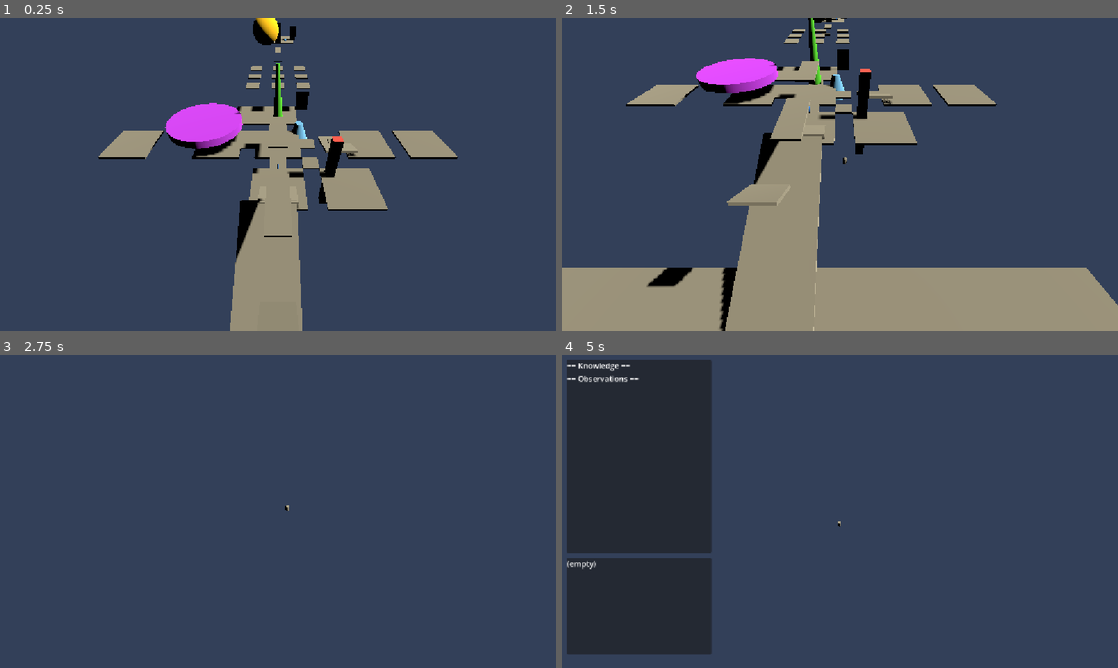
Above: before the commit, frames 1-4 (two rows, left to right).
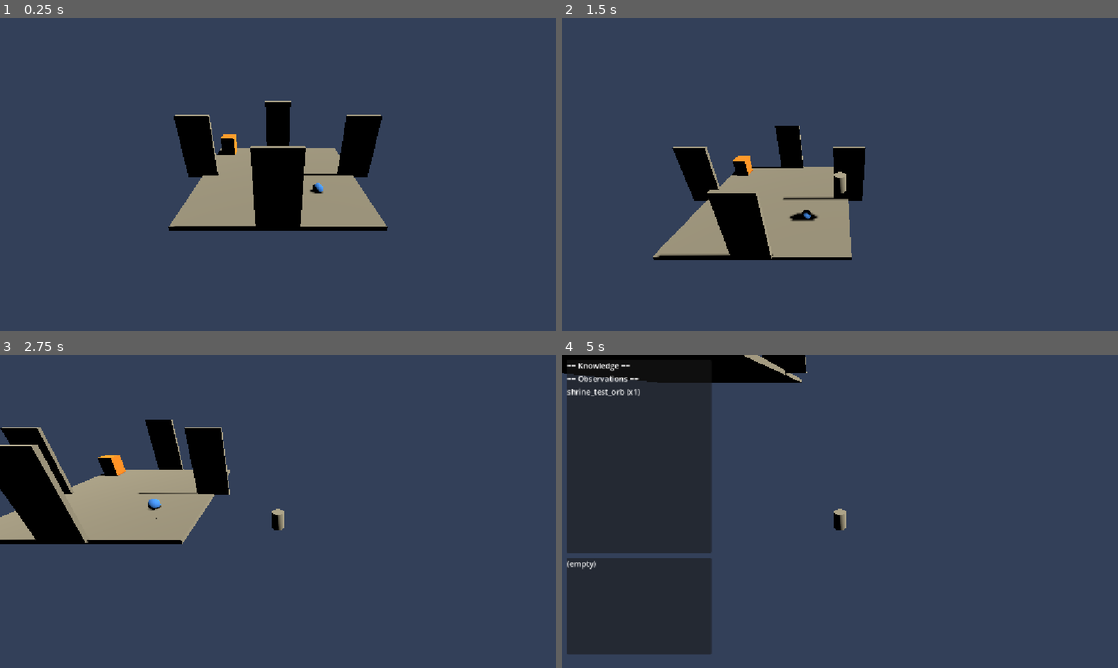
Above: after the commit, the same moments.

Repository: ahmadmuteen64-droid/Ashfall
Game: Godot game, scene res://scenes/world/main.tscn
Same seed, same stepped clock (60 frames per second), same inputs: the game is played once before the commit and once after it.
Inputs (mouse positions are in pixels of both pictures, inside the frame that each line leads up to):
- Up to frame 1 (0.25 s): no input
- Up to frame 2 (1.5 s): tap Enter at 0.5 s; move the mouse to (962, 158) at 0.52 s; hold D (move_right) 0.53-1.25 s; hold E (interact) 0.53-1.25 s; click (962, 158) at 0.67 s; tap Space (jump) at 0.77 s; drag from (728, 190) to (812, 237) at 1.27 s
- Up to frame 3 (2.75 s): move the mouse to (333, 442) at 2.02 s; hold D (move_right) from 2.03 s (still down); hold Shift (sprint) from 2.03 s (still down)
- Up to frame 4 (5 s): release D (move_right) at 2.75 s; release Shift (sprint) at 2.75 s; drag from (812, 574) to (673, 464) at 2.77 s; move the mouse to (1006, 558) at 3.52 s; hold A (move_left) 3.53-4.25 s; hold J (journal) 3.53-4.25 s; tap Space (jump) at 3.77, 4.25 s; drag from (673, 464) to (756, 433) at 4.27 s

The runs differ from the first frame. In frame 1, 18% of the frame differs, in the area x 17-83%, y 0-100%; in frame 2, 37%, in the area x 0-100%, y 0-100%; in frame 3, 12%; in frame 4, 3.8%.

Commit message:
Fix: camera parented to player, clutter removed
Camera: deleted CameraRig, Camera3D now child of Player at (0,6,10)
— follows player in 3rd person. Player at shrine spawn (0,1,-58).

Removed all hallucinated content:
- 8 district instances with duplicate floor tiles
- 14 bridge/path/fill tiles
- 5 landmarks (ShatteredDome, CourtyardTree, RingPlatform, etc.)
- 2 ramp MeshInstance3Ds

Greybox ark_layout_blockout already provides the full ground plane
with Shrine/Plaza/Rift/Observatory areas + ramps + paths.
Interactables sit on the existing greybox floor.

Fixed main.tscn reference to player_controller.gd.

Co-Authored-By: Claude <noreply@anthropic.com>

Diff:
--- a/scenes/world/main.tscn
+++ b/scenes/world/main.tscn
@@ -2,9 +2,9 @@
 
 [ext_resource type="Script" uid="uid://di4onh371dxnp" path="res://scripts/systems/main.gd" id="1_wbupf"]
 [ext_resource type="PackedScene" uid="uid://dby1lthxlt2uw" path="res://scenes/player/player.tscn" id="3_tt8nk"]
-[ext_resource type="Script" uid="uid://cekvc6et7mgt" path="res://scripts/components/camera_rig.gd" id="4_6r0uj"]
 [ext_resource type="Script" uid="uid://c7lj1tl7268l4" path="res://scripts/components/interaction_sensor.gd" id="5_6r0uj"]
 [ext_resource type="Script" uid="uid://crjqobrn1juhj" path="res://scripts/systems/loop_tracker.gd" id="5_7tdlr"]
+[ext_resource type="Script" path="res://scripts/components/player_controller.gd" id="5_llfdw"]
 [ext_resource type="PackedScene" uid="uid://dlqcreywb2kk3" path="res://scenes/world/level_ark_01.tscn" id="5_tt8nk"]
 [ext_resource type="Script" uid="uid://0wv6uydl67c0" path="res://scripts/components/interactable.gd" id="7_j0r68"]
 [ext_resource type="Script" uid="uid://o68f6kbggr6p" path="res://scripts/systems/level_check.gd" id="7_qip8x"]
@@ -15,17 +15,9 @@
 [ext_resource type="PackedScene" uid="uid://b56mn8u3qk2nh" path="res://kit/kit_ground_2x2.tscn" id="12_i5mec"]
 [ext_resource type="Script" uid="uid://cde2lhm66ap54" path="res://scripts/components/loop_beacon.gd" id="13_5bu78"]
 [ext_resource type="PackedScene" uid="uid://dxosr42kpgg25" path="res://scenes/ui/inventory.tscn" id="13_oaya2"]
-[ext_resource type="PackedScene" path="res://scenes/world/districts/atrium/atrium.tscn" id="14_u2p2s"]
 [ext_resource type="PackedScene" uid="uid://dyxkiaitb7plq" path="res://scenes/ui/experiment_station.tscn" id="14_wcbaq"]
-[ext_resource type="PackedScene" path="res://scenes/world/districts/gatehouse/gatehouse.tscn" id="15_llfdw"]
 [ext_resource type="Script" uid="uid://cvuh68m480ii7" path="res://scripts/systems/unlocks.gd" id="15_r1kpy"]
-[ext_resource type="PackedScene" path="res://scenes/world/districts/cascade_gardens/cascade_gardens.tscn" id="16_80eyj"]
-[ext_resource type="PackedScene" path="res://scenes/world/districts/verdant_creep/verdant_creep.tscn" id="17_wlwgd"]
-[ext_resource type="PackedScene" path="res://scenes/world/districts/living_quarters/living_quarters.tscn" id="18_4m2ge"]
 [ext_resource type="Script" uid="uid://3cuyes1yrw0l" path="res://scripts/systems/ecology.gd" id="18_pibea"]
-[ext_resource type="PackedScene" path="res://scenes/world/districts/aviary/aviary.tscn" id="19_exqdm"]
-[ext_resource type="PackedScene" path="res://scenes/world/districts/celestial_ring/celestial_ring.tscn" id="20_713oj"]
-[ext_resource type="PackedScene" path="res://scenes/world/districts/stasis_sanctum/stasis_sanctum.tscn" id="21_r3w6i"]
 
 [sub_resource type="Environment" id="Environment_7tdlr"]
 background_mode = 1
@@ -100,61 +92,8 @@
 [sub_resource type="BoxShape3D" id="BoxShape3D_wrw41"]
 size = Vector3(6, 2, 6)
 
-[sub_resource type="BoxMesh" id="BoxMesh_u2p2s"]
-size = Vector3(4, 0.3, 6)
-
-[sub_resource type="BoxMesh" id="BoxMesh_llfdw"]
-size = Vector3(4, 0.3, 6)
-
-[sub_resource type="StandardMaterial3D" id="StandardMaterial3D_713oj"]
-albedo_color = Color(1, 0.8, 0.1, 1)
-
-[sub_resource type="SphereMesh" id="SphereMesh_80eyj"]
-radius = 4.0
-height = 8.0
-radial_segments = 16
-rings = 8
-
-[sub_resource type="StandardMaterial3D" id="StandardMaterial3D_r3w6i"]
-albedo_color = Color(0.3, 0.8, 0.2, 1)
-
-[sub_resource type="CylinderMesh" id="CylinderMesh_wlwgd"]
-top_radius = 0.2
-bottom_radius = 1.0
-height = 12.0
-
-[sub_resource type="StandardMaterial3D" id="StandardMaterial3D_ggkmy"]
-albedo_color = Color(0.7, 0.2, 1, 1)
-
-[sub_resource type="CylinderMesh" id="CylinderMesh_4m2ge"]
-top_radius = 5.0
-bottom_radius = 5.0
-height = 1.0
-
-[sub_resource type="StandardMaterial3D" id="StandardMaterial3D_28gua"]
-albedo_color = Color(0.4, 0.7, 1, 1)
-
-[sub_resource type="CylinderMesh" id="CylinderMesh_u2p2s"]
-bottom_radius = 1.5
-height = 3.0
-
-[sub_resource type="StandardMaterial3D" id="StandardMaterial3D_e3mvx"]
-albedo_color = Color(1, 0.3, 0.3, 1)
-
-[sub_resource type="BoxMesh" id="BoxMesh_80eyj"]
-size = Vector3(1, 10, 1)
-
 [node name="MainRoot" type="Node3D" unique_id=324924899]
 script = ExtResource("1_wbupf")
-
-[node name="CameraRig" type="Node3D" parent="." unique_id=166551030]
-script = ExtResource("4_6r0uj")
-height = 12.0
-distance = 15.0
-
-[node name="Camera3D" type="Camera3D" parent="CameraRig" unique_id=1943184754]
-transform = Transform3D(1, 0, 0, 0, 0.921061, 0.38941833, 0, -0.38941833, 0.921061, 0, 8, 12)
-current = true
 
 [node name="WorldEnvironment" type="WorldEnvironment" parent="." unique_id=2045674000]
 environment = SubResource("Environment_7tdlr")
@@ -168,9 +107,15 @@
 script = ExtResource("5_7tdlr")
 
 [node name="Player" parent="." unique_id=153334260 instance=ExtResource("3_tt8nk")]
+transform = Transform3D(1, 0, 0, 0, 1, 0, 0, 0, 1, 0, 1, -58)
+script = ExtResource("5_llfdw")
 
 [node name="InteractionSensor" type="Area3D" parent="Player" unique_id=491842941]
 script = ExtResource("5_6r0uj")
+
+[node name="Camera3D" type="Camera3D" parent="Player" unique_id=913272922]
+transform = Transform3D(1, 0, 0, 0, 0.87758255, 0.47942555, 0, -0.47942555, 0.87758255, 0, 6, 10)
+current = true
 
 [node name="LevelRoot" parent="." unique_id=1176789059 instance=ExtResource("5_tt8nk")]
 script = ExtResource("7_qip8x")
@@ -458,149 +403,6 @@
 [node name="Garden_G8" parent="LevelRoot/Region_Garden" unique_id=1995052875 instance=ExtResource("12_i5mec")]
 transform = Transform3D(1, 0, 0, 0, 1, 0, 0, 0, 1, 2, 0, 2)
 
-[node name="Atrium" parent="LevelRoot" unique_id=1648937880 instance=ExtResource("14_u2p2s")]
-
-[node name="Floor_G0" parent="LevelRoot/Atrium" unique_id=1035255803 instance=ExtResource("12_i5mec")]
-
-[node name="Floor_G1" parent="LevelRoot/Atrium" unique_id=921206324 instance=ExtResource("12_i5mec")]
-
-[node name="Floor_G2" parent="LevelRoot/Atrium" unique_id=353265602 instance=ExtResource("12_i5mec")]
-
-[node name="Gatehouse" parent="LevelRoot" unique_id=1546615854 instance=ExtResource("15_llfdw")]
-transform = Transform3D(1, 0, 0, 0, 1, 0, 0, 0, 1, 0, 0, -8)
-
-[node name="Floor_G3" parent="LevelRoot/Gatehouse" unique_id=1194682024 instance=ExtResource("12_i5mec")]
-
-[node name="Floor_G4" parent="LevelRoot/Gatehouse" unique_id=1826437222 instance=ExtResource("12_i5mec")]
-
-[node name="Floor_G5" parent="LevelRoot/Gatehouse" unique_id=1268865989 instance=ExtResource("12_i5mec")]
-
-[node name="CascadeGardens" parent="LevelRoot" unique_id=1557595301 instance=ExtResource("16_80eyj")]
-transform = Transform3D(1, 0, 0, 0, 1, 0, 0, 0, 1, 12, 0, 0)
-
-[node name="Floor_G0" parent="LevelRoot/CascadeGardens" unique_id=2032650381 instance=ExtResource("12_i5mec")]
-
-[node name="Floor_G1" parent="LevelRoot/CascadeGardens" unique_id=117729197 instance=ExtResource("12_i5mec")]
-
-[node name="Floor_G2" parent="LevelRoot/CascadeGardens" unique_id=1164772725 instance=ExtResource("12_i5mec")]
-
-[node name="VerdantCreep" parent="LevelRoot" unique_id=1210701405 instance=ExtResource("17_wlwgd")]
-transform = Transform3D(1, 0, 0, 0, 1, 0, 0, 0, 1, 8, 0, 8)
-
-[node name="LivingQuarters" parent="LevelRoot" unique_id=289127026 instance=ExtResource("18_4m2ge")]
-transform = Transform3D(1, 0, 0, 0, 1, 0, 0, 0, 1, 0, 0, 8)
-
-[node name="Aviary" parent="LevelRoot" unique_id=1513773066 instance=ExtResource("19_exqdm")]
-transform = Transform3D(1, 0, 0, 0, 1, 0, 0, 0, 1, -8, 0, 0)
-
-[node name="CelestialRing" parent="LevelRoot" unique_id=1997926398 instance=ExtResource("20_713oj")]
-transform = Transform3D(1, 0, 0, 0, 1, 0, 0, 0, 1, -12, 0, -4)
-
-[node name="StasisSanctum" parent="LevelRoot" unique_id=1051195920 instance=ExtResource("21_r3w6i")]
-transform = Transform3D(1, 0, 0, 0, 1, 0, 0, 0, 1, -4, 0, -8)
-
-[node name="Path_A" parent="LevelRoot" unique_id=515036118 instance=ExtResource("12_i5mec")]
-transform = Transform3D(1, 0, 0, 0, 1, 0, 0, 0, 1, 0, 0, -10)
-
-[node name="Path_B" parent="LevelRoot" unique_id=2012191990 instance=ExtResource("12_i5mec")]
-transform = Transform3D(23.343393, 0, 0, 0, 1, 0, 0, 0, 19.485035, 0, -5.1487093, 40.20707)
-
-[node name="Path_E" parent="LevelRoot" unique_id=185260836 instance=ExtResource("12_i5mec")]
-transform = Transform3D(2.7772825, 0, 0, 0, 1.5720023, -3.103788, 0, 0.56056905, 8.703944, -0.90680027, -2.291595, 19.163837)
-
-[node name="Path_NE" parent="LevelRoot" unique_id=743868646 instance=ExtResource("12_i5mec")]
-transform = Transform3D(1, 0, 0, 0, 1, 0, 0, 0, 1, 10, 0, 10)
-
-[node name="Ramp_ToGardens" type="MeshInstance3D" parent="LevelRoot" unique_id=679247031]
-transform = Transform3D(1, 0, 0, 0, 0.9553365, 0.29552022, 0, -0.29552022, 0.9553365, 8, 0, 0)
-mesh = SubResource("BoxMesh_u2p2s")
-
-[node name="Ramp_ToQuarters" type="MeshInstance3D" parent="LevelRoot" unique_id=37685425]
-transform = Transform3D(1, 0, 0, 0, 0.9553365, 0.29552022, 0, -0.29552022, 0.9553365, 0, 0, 8)
-mesh = SubResource("BoxMesh_llfdw")
-
-[node name="ShatteredDome" type="MeshInstance3D" parent="LevelRoot" unique_id=643137239]
-transform = Transform3D(1, 0, 0, 0, 1, 0, 0, 0, 1, -3.7614098, 4, -52.76506)
-material_override = SubResource("StandardMaterial3D_713oj")
-mesh = SubResource("SphereMesh_80eyj")
-
-[node name="DomeObservable" type="Node" parent="LevelRoot/ShatteredDome" unique_id=112841531]
-script = ExtResource("8_j0r68")
-
-[node name="CourtyardTree" type="MeshInstance3D" parent="LevelRoot" unique_id=2016088008]
-transform = Transform3D(1, 0, 0, 0, 1, 0, 0, 0, 1, 0, 3, -4)
-material_override = SubResource("StandardMaterial3D_r3w6i")
-mesh = SubResource("CylinderMesh_wlwgd")
-
-[node name="RingPlatform" type="MeshInstance3D" parent="LevelRoot" unique_id=424201300]
-transform = Transform3D(1, 0, 0, 0, 1, 0, 0, 0, 1, -10, 2, -2)
-material_override = SubResource("StandardMaterial3D_ggkmy")
-mesh = SubResource("CylinderMesh_4m2ge")
-
-[node name="Landmark_Fountain" type="MeshInstance3D" parent="LevelRoot" unique_id=800627511]
-transform = Transform3D(1, 0, 0, 0, 1, 0, 0, 0, 1, 3, 0, -3)
-material_override = SubResource("StandardMaterial3D_28gua")
-mesh = SubResource("CylinderMesh_u2p2s")
-
-[node name="Landmark_Obelisk" type="MeshInstance3D" parent="LevelRoot" unique_id=507936633]
-transform = Transform3D(1, 0, 0, 0, 1, 0, 0, 0, 1, 6, 0, 6)
-material_override = SubResource("StandardMaterial3D_e3mvx")
-mesh = SubResource("BoxMesh_80eyj")
-
-[node name="Fill_N" parent="LevelRoot" unique_id=2056362427 instance=ExtResource("12_i5mec")]
-transform = Transform3D(1, 0, 0, 0, 1, 0, 0, 0, 1, 0, 0, 4)
-
-[node name="Fill_S" parent="LevelRoot" unique_id=289809254 instance=ExtResource("12_i5mec")]
-transform = Transform3D(1, 0, 0, 0, 1, 0, 0, 0, 1, 0, 0, -4)
-
-[node name="Fill_E" parent="LevelRoot" unique_id=1574745269 instance=ExtResource("12_i5mec")]
-transform = Transform3D(1, 0, 0, 0, 1, 0, 0, 0, 1, 4, 0, 0)
-
-[node name="Fill_W" parent="LevelRoot" unique_id=1692848652 instance=ExtResource("12_i5mec")]
-transform = Transform3D(1, 0, 0, 0, 1, 0, 0, 0, 1, -4, 0, 0)
-
-[node name="Brg_A_Gate" parent="LevelRoot" unique_id=793895783 instance=ExtResource("12_i5mec")]
-transform = Transform3D(1, 0, 0, 0, 1, 0, 0, 0, 1, 0, 0, -3)
-
-[node name="Brg_A_Gate2" parent="LevelRoot" unique_id=661767383 instance=ExtResource("12_i5mec")]
-transform = Transform3D(1, 0, 0, 0, 1, 0, 0, 0, 1, 0, 0, -6)
-
-[node name="Brg_A_Casc" parent="LevelRoot" unique_id=507909612 instance=ExtResource("12_i5mec")]
-transform = Transform3D(1, 0, 0, 0, 1, 0, 0, 0, 1, 4, 0, 0)
-
-[node name="Brg_A_Casc2" parent="LevelRoot" unique_id=1753969487 instance=ExtResource("12_i5mec")]
-transform = Transform3D(1, 0, 0, 0, 1, 0, 0, 0, 1, 8, 0, 0)
-
-[node name="Brg_A_Quart" parent="LevelRoot" unique_id=1366146 instance=ExtResource("12_i5mec")]
-transform = Transform3D(1, 0, 0, 0, 1, 0, 0, 0, 1, 0, 0, 3)
-
-[node name="Brg_A_Quart2" parent="LevelRoot" unique_id=1359752512 instance=ExtResource("12_i5mec")]
-transform = Transform3D(1, 0, 0, 0, 1, 0, 0, 0, 1, 0, 0, 6)
-
-[node name="Brg_A_Avia" parent="LevelRoot" unique_id=1756442509 instance=ExtResource("12_i5mec")]
-transform = Transform3D(1, 0, 0, 0, 1, 0, 0, 0, 1, -4, 0, 0)
-
-[node name="Brg_A_Avia2" parent="LevelRoot" unique_id=1915136909 instance=ExtResource("12_i5mec")]
-transform = Transform3D(1, 0, 0, 0, 1, 0, 0, 0, 1, -6, 0, 0)
-
-[node name="Brg_A_Verd" parent="LevelRoot" unique_id=1589124797 instance=ExtResource("12_i5mec")]
-transform = Transform3D(1, 0, 0, 0, 1, 0, 0, 0, 1, 4, 0, 4)
-
-[node name="Brg_A_Verd2" parent="LevelRoot" unique_id=1255349306 instance=ExtResource("12_i5mec")]
-transform = Transform3D(1, 0, 0, 0, 1, 0, 0, 0, 1, 6, 0, 6)
-
-[node name="Brg_A_Cel" parent="LevelRoot" unique_id=1705430332 instance=ExtResource("12_i5mec")]
-transform = Transform3D(1, 0, 0, 0, 1, 0, 0, 0, 1, -4, 0, -2)
-
-[node name="Brg_A_Cel2" parent="LevelRoot" unique_id=2021539825 instance=ExtResource("12_i5mec")]
-transform = Transform3D(1, 0, 0, 0, 1, 0, 0, 0, 1, -8, 0, -4)
-
-[node name="Brg_Gate_Stas" parent="LevelRoot" unique_id=208412228 instance=ExtResource("12_i5mec")]
-transform = Transform3D(1, 0, 0, 0, 1, 0, 0, 0, 1, -2, 0, -8)
-
-[node name="Brg_A_Cel3" parent="LevelRoot" unique_id=94137736 instance=ExtResource("12_i5mec")]
-transform = Transform3D(1, 0, 0, 0, 1, 0, 0, 0, 1, -10, 0, -4)
-
 [node name="JournalUI" parent="." unique_id=376284766 instance=ExtResource("9_j0vxu")]
 
 [node name="InventoryUI" parent="." unique_id=1025053704 instance=ExtResource("13_oaya2")]
